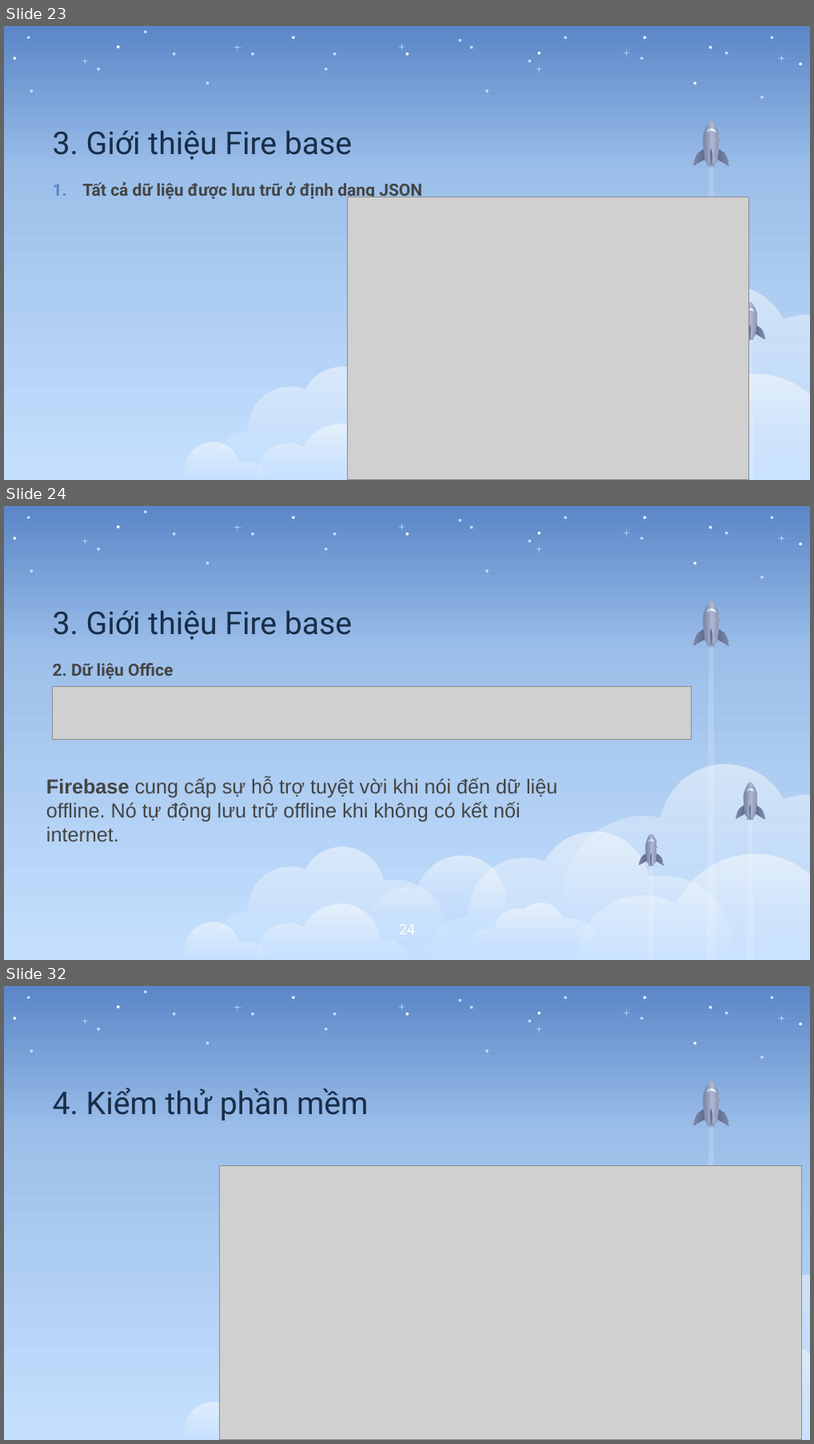
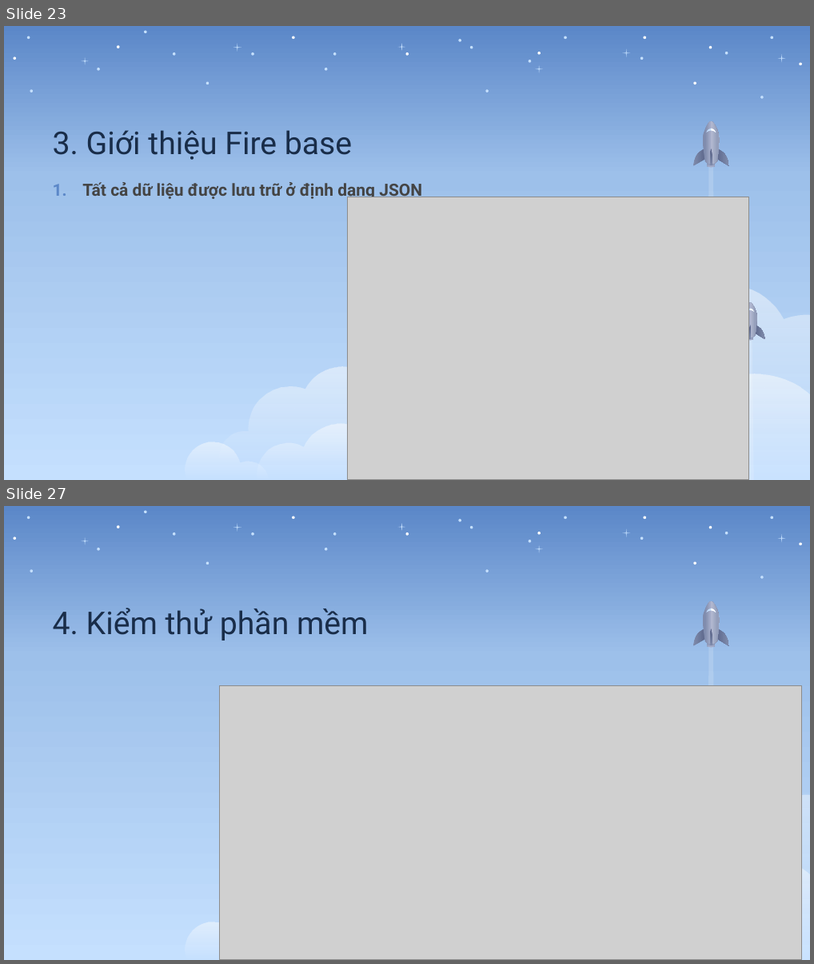
Before and after one commit to CANSA-team/Android2, a slide deck: Report_Android (1).pptx. Shown one above the other, each under a label of ours: slides 23, 24 and 32 before the commit, slides 23 and 27 after it; the slides between them are not shown. The pictures are 814x1444 and 814x964 pixels, drawn with LibreOffice and Linux fonts; fonts in the diff are those of the drawing; grey boxes stand for pictures. Boxes give left, top, right and bottom in pixels: in the first picture for what was removed or moved away, otherwise in the second. Text is boxed around its words. In the diff, an @@ line names an element or a change of style, - is before the commit and + after.

```diff
--- a/Report_Android (1).pptx
+++ b/Report_Android (1).pptx
@@ slide 24 removed at (x1=4, y1=506, x2=810, y2=960), background gradient #5B87C8 to #9DC0EA to #C5E0FE; not listed: 58 template elements that a slide beside it also shows @@
@@ title removed at (x1=53, y1=610, x2=352, y2=640) @@
-3. Giới thiệu Fire base
@@ text removed at (x1=53, y1=663, x2=173, y2=679) @@
-2. Dữ liệu Office
@@ picture removed at (x1=52, y1=687, x2=692, y2=739) @@
@@ text removed at (x1=46, y1=776, x2=558, y2=841) @@
-Firebase cung cấp sự hỗ trợ tuyệt vời khi nói đến dữ liệu offline. Nó tự động lưu trữ offline khi không có kết nối internet.
@@ group removed at (x1=371, y1=834, x2=665, y2=946): 10 freeform shapes @@
@@ page number removed at (x1=399, y1=924, x2=415, y2=934) @@
-24
@@ what was slide 32 is now slide 27 @@
```
Also in this commit, not shown: 3 slides changed, 4 other slides removed, 2 other files.
